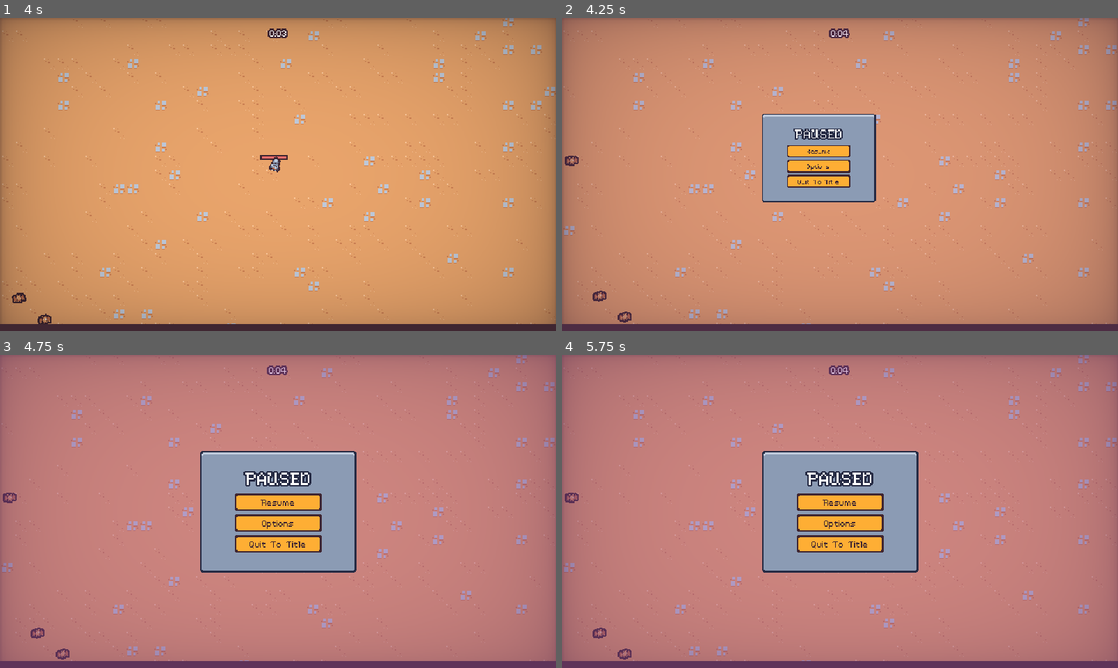
Above: before the commit, frames 1-4 (two rows, left to right).
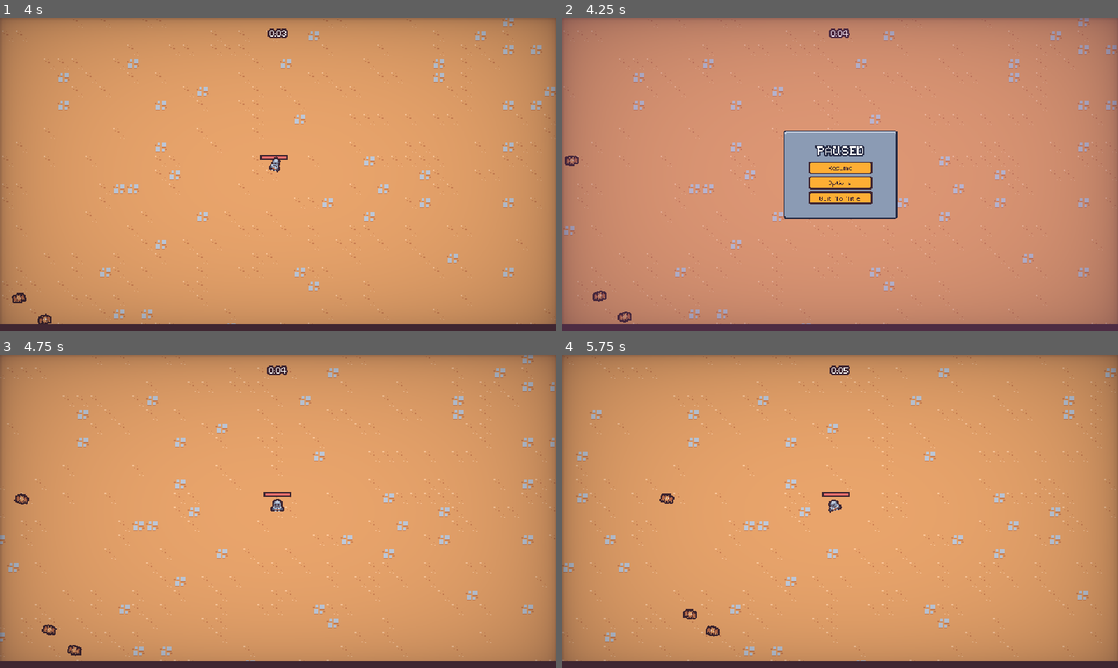
Above: after the commit, the same moments.

Repository: Osama-cs/GameDevPractise
Game: Godot game, scene res://scenes/main/main.tscn
Two runs of this game, one before a commit and one after it. Both use one fixed random seed, a clock stepped at 60 frames per second and the inputs below. This scene is started directly instead of the project's main scene.
Inputs (mouse positions are in pixels of both pictures, inside the frame that each line leads up to):
- Up to frame 1 (4 s): move the mouse to (400, 158) at 0.52 s; press the mouse at (400, 158) at 0.53 s; hold D (move_right) 0.53-1.28 s; move the mouse to (166, 190) at 1.27 s; release the mouse at (166, 190) at 1.28 s; hold S (move_down) 1.28-2.03 s; click (166, 190) at 1.35 s; move the mouse to (333, 105) at 2.02 s; press the mouse at (333, 105) at 2.03 s; hold D (move_right) 2.03-2.78 s; move the mouse to (250, 237) at 2.77 s; release the mouse at (250, 237) at 2.78 s; hold W (move_up) 2.78-3.53 s; click (250, 237) at 2.85 s; move the mouse to (444, 221) at 3.52 s; press the mouse at (444, 221) at 3.53 s; hold A (move_left) from 3.53 s (still down)
- Up to frame 2 (4.25 s): keep holding A (move_left); tap Escape (pause) at 4.15 s
- Up to frame 3 (4.75 s): release A (move_left) at 4.25 s; release the mouse at (444, 558) at 4.25 s; click "Resume" at 4.25 s
- Up to frame 4 (5.75 s): move the mouse to (673, 464) at 5.02 s; hold A (move_left) from 5.03 s (still down); click (673, 464) at 5.1 s

Frame 1 is identical in both runs. In frame 2, 6.3% of the frame differs, in the area x 36-61%, y 30-65%; in frame 3, 95%; in frame 4, 95%, in the area x 0-100%, y 0-100%.

Commit message:
Made the options and quit button functionally.
This is for making them functionally in the pause menu specifically.

Diff:
--- a/scenes/ui/options_menu.tscn
+++ b/scenes/ui/options_menu.tscn
@@ -6,6 +6,7 @@
 [ext_resource type="PackedScene" uid="uid://512dypbj3vwc" path="res://scenes/ui/sound_button.tscn" id="3_ulj6j"]
 
 [node name="OptionsMenu" type="CanvasLayer"]
+layer = 2
 script = ExtResource("1_lbmem")
 
 [node name="TileMap" type="TileMap" parent="."]
@@ -114,4 +115,4 @@
 "
 
 [node name="Vignette" parent="." instance=ExtResource("2_11oyr")]
-layer = 2
+layer = 3
--- a/scenes/ui/pause_menu.gd
+++ b/scenes/ui/pause_menu.gd
@@ -2,11 +2,16 @@
 
 @onready var panel_container = %PanelContainer
 
+var options_menu_scene = preload("res://scenes/ui/options_menu.tscn")
 var is_closing
 
 func _ready():
 	get_tree().paused = true
+	panel_container.pivot_offset = panel_container.size / 2
+
 	$%ResumeButton.pressed.connect(on_resume_pressed)
+	$%OptionsButton.pressed.connect(on_options_pressed)
+	$%QuitButton.pressed.connect(on_quit_pressed)
 
 	$AnimationPlayer.play("default")
 
@@ -26,11 +31,11 @@
 
 	is_closing = true
 
-	$AnimationPlayer.play_backwords("default")
+	$AnimationPlayer.play_backwards("default")
 
 	var tween = create_tween()
 	tween.tween_property(panel_container, "scale", Vector2.ONE, 0.0)
-	tween.tween_property(panel_container, "scale", Vector2.ZERO, 0.4)\
+	tween.tween_property(panel_container, "scale", Vector2.ZERO, 0.3)\
 	.set_ease(Tween.EASE_IN).set_trans(Tween.TRANS_BACK)
 
 	await tween.finished
@@ -40,3 +45,15 @@
 
 func on_resume_pressed():
 	close()
+
+func on_options_pressed():
+	var options_menu_instance = options_menu_scene.instantiate()
+	add_child(options_menu_instance)
+	options_menu_instance.back_pressed.connect(on_options_back_pressed.bind(options_menu_instance))
+
+func on_options_back_pressed(options_menu: Node):
+	options_menu.queue_free()
+
+func on_quit_pressed():
+	get_tree().paused = false
+	get_tree().change_scene_to_file("res://scenes/ui/main_menu.tscn")
--- a/scenes/ui/pause_menu.tscn
+++ b/scenes/ui/pause_menu.tscn
@@ -4,7 +4,8 @@
 [ext_resource type="PackedScene" uid="uid://512dypbj3vwc" path="res://scenes/ui/sound_button.tscn" id="3_nlp76"]
 
 [sub_resource type="Animation" id="Animation_vcr0k"]
-length = 0.001
+length = 0.15
+step = 0.05
 tracks/0/type = "value"
 tracks/0/imported = false
 tracks/0/enabled = true
Not shown: 2 places in scenes/ui/pause_menu.tscn that only renumber resources
